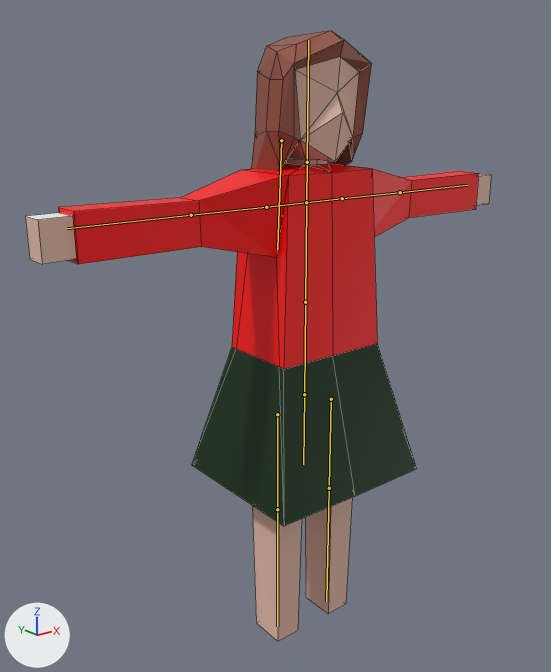
An edit to the Blender file mdlsrc/Kenzie.blend, drawn before and after from the same camera.
Camera for both pictures: a 50 mm camera at (-3.95, -4.54, 4.58) aimed at (-0.45, -0.18, 2.83). Every picture has the same lights, and +X, +Y and +Z are marked at lower left. The bones that bend it are drawn over the model as lines. Mesh edges are drawn as thin lines.
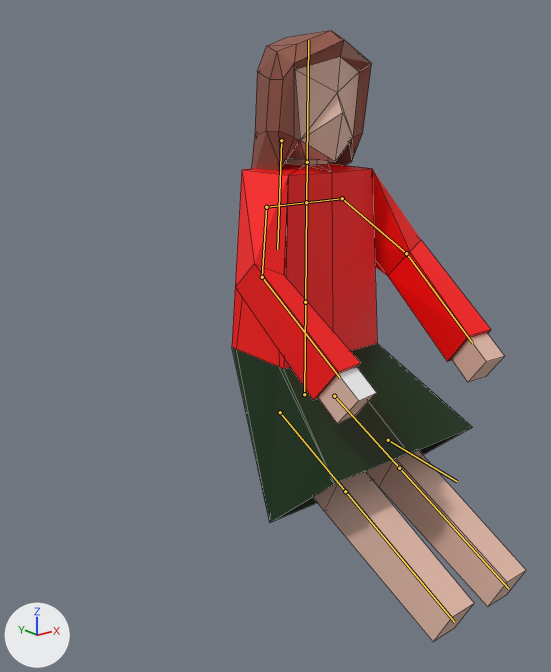
The newer file adds an action. The first version stands in its rest pose; the second is drawn at frame 1 of the action 'Playground'.

Scene script edits in JSON lines:
```json
{"block": "bone_rarm1", "where": "bone_rarm1 = bpy.data.objects['Armature'].pose.bones['rarm1']  # child of 'lshoulder'"}
{"op": "set", "path": "bone_rarm1.rotation_quaternion", "old": "(1.0, 0.0, 0.0, 0.0)", "new": "(0.785, 0.508, 0.297, -0.192)", "note": "degrees (0, 0, 0) -> degrees (66, 41, 0)"}
{"block": "bone_rarm2", "where": "bone_rarm2 = bpy.data.objects['Armature'].pose.bones['rarm2']  # child of 'rarm1'"}
{"op": "set", "path": "bone_rarm2.rotation_euler", "old": "(0.0, 0.0, 0.0)", "new": "(0.471, 0.0524, 0.105)", "note": "degrees (0, 0, 0) -> degrees (27, 3, 6)"}
{"block": "bone_larm1", "where": "bone_larm1 = bpy.data.objects['Armature'].pose.bones['larm1']  # child of 'rshoulder'"}
{"op": "set", "path": "bone_larm1.rotation_quaternion", "old": "(1.0, 0.0, 0.0, 0.0)", "new": "(0.801, 0.448, -0.347, 0.194)", "note": "degrees (0, 0, 0) -> degrees (58, -47, 0)"}
{"block": "bone_larm2", "where": "bone_larm2 = bpy.data.objects['Armature'].pose.bones['larm2']  # child of 'larm1'"}
{"op": "set", "path": "bone_larm2.rotation_quaternion", "old": "(1.0, 0.0, 0.0, 0.0)", "new": "(0.944, 0.32, -0.022, -0.082)", "note": "degrees (0, 0, 0) -> degrees (37, 1, -10)"}
{"block": "bone_lthigh", "where": "bone_lthigh = bpy.data.objects['Armature'].pose.bones['lthigh']  # child of 'root'"}
{"op": "set", "path": "bone_lthigh.location", "old": "(0.0, 0.0, 0.0)", "new": "(-0.041, -0.039, 0.0)"}
{"op": "set", "path": "bone_lthigh.rotation_quaternion", "old": "(1.0, 0.0, 0.0, 0.0)", "new": "(0.847, 0.0, 0.0, 0.531)", "note": "degrees (0, 0, 0) -> degrees (0, 0, 64)"}
{"block": "bone_rthigh", "where": "bone_rthigh = bpy.data.objects['Armature'].pose.bones['rthigh']  # child of 'root'"}
{"op": "set", "path": "bone_rthigh.location", "old": "(0.0, 0.0, 0.0)", "new": "(-0.031, -0.03, 0.0)"}
{"op": "set", "path": "bone_rthigh.rotation_quaternion", "old": "(1.0, 0.0, 0.0, 0.0)", "new": "(0.847, 0.0, 0.0, 0.531)", "note": "degrees (0, 0, 0) -> degrees (0, 0, 64)"}
{"block": "bone_dress", "where": "bone_dress = bpy.data.objects['Armature'].pose.bones['dress']  # child of 'root'"}
{"op": "set", "path": "bone_dress.location", "old": "(0.0, 0.0, 0.0)", "new": "(0.0, 0.069, -0.964)"}
{"op": "set", "path": "bone_dress.rotation_quaternion", "old": "(1.0, 0.0, 0.0, 0.0)", "new": "(0.747, -0.664, 0.0, 0.0)", "note": "degrees (0, 0, 0) -> degrees (-83, 0, 0)"}
```

Boxes [x1, y1, x2, y2] around the edits, measured in the pictures (551 x 672 px):
```json
{"object": "Cube", "change": "posed", "before": [25, 30, 491, 641], "after": [232, 30, 526, 642], "on screen": "37% narrower"}
{"bone": "rarm1", "before": "(342, 198) to (400, 192)", "after": "(342, 198) to (406, 253)"}
{"bone": "rarm2", "before": "(400, 192) to (467, 185)", "after": "(406, 253) to (472, 343)"}
{"bone": "larm1", "before": "(266, 207) to (191, 215)", "after": "(266, 207) to (262, 277)"}
{"bone": "larm2", "before": "(191, 215) to (67, 228)", "after": "(262, 277) to (340, 378)"}
{"bone": "lthigh", "before": "(331, 399) to (329, 488)", "after": "(334, 396) to (399, 468)"}
{"bone": "rthigh", "before": "(277, 414) to (277, 509)", "after": "(280, 412) to (345, 491)"}
{"bone": "dress", "before": "(304, 394) to (303, 464)", "after": "(388, 440) to (457, 481)"}
```
